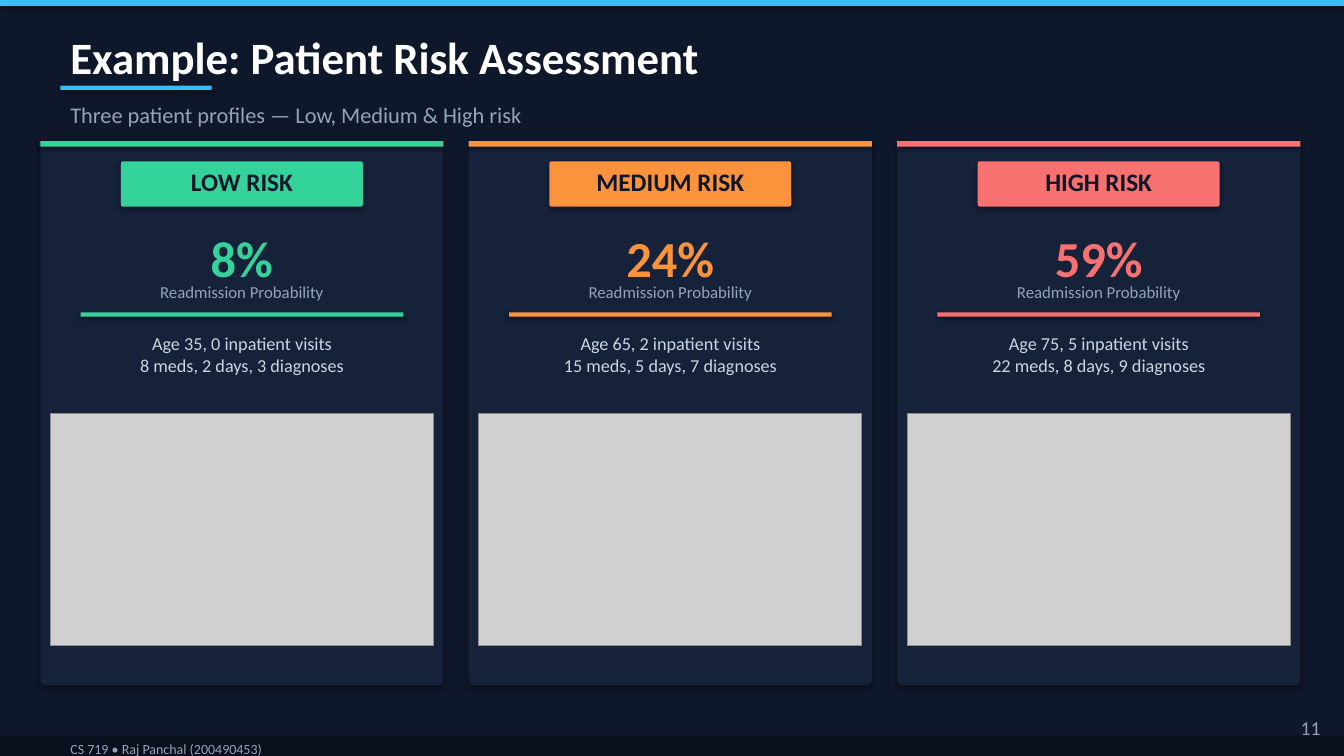
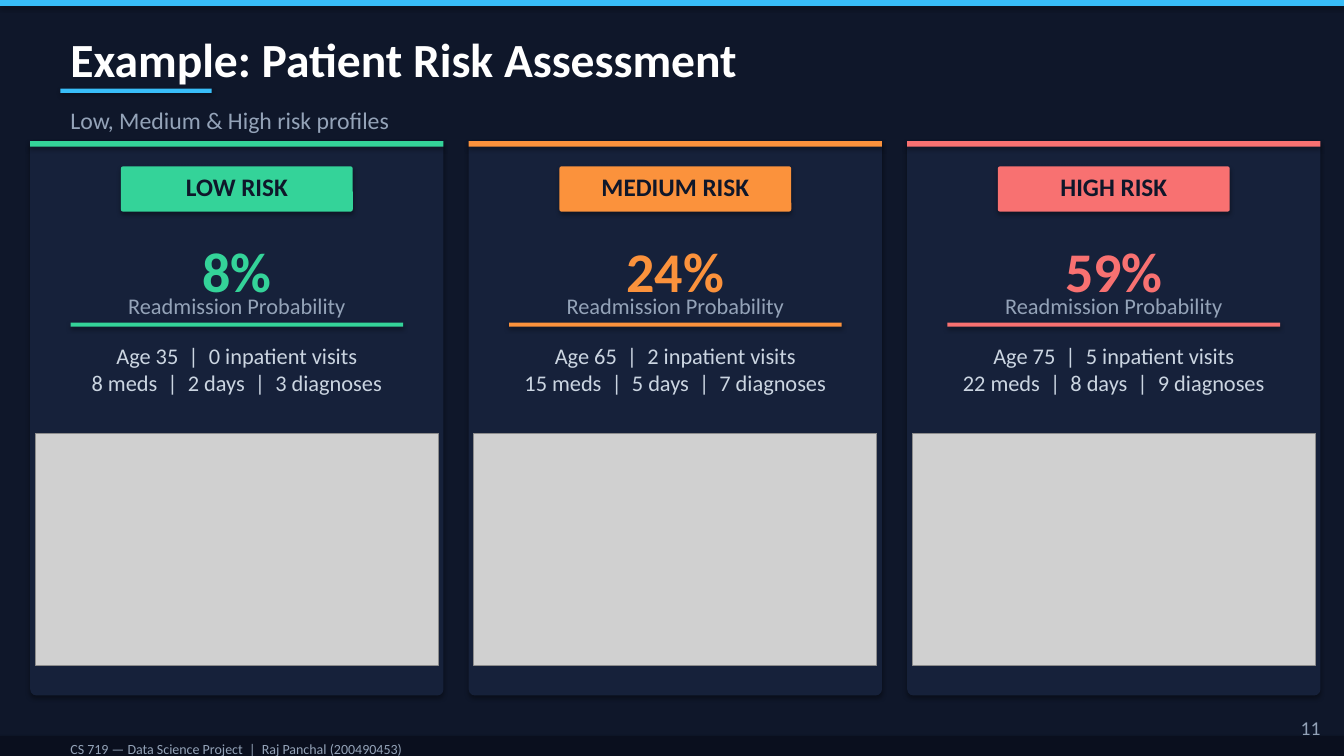
Before and after one commit to rajpanchal0101/CS-719, a slide deck: slide 11 of 200490453_Raj_Panchal_CS719_Final_Presentation.pptx. Drawn at 1344x756 pixels with LibreOffice and Linux fonts; fonts in the diff are those of the drawing; grey boxes stand for pictures. Boxes give left, top, right and bottom in pixels: in the first picture for what was removed or moved away, otherwise in the second. Text is boxed around its words. In the diff, an @@ line names an element or a change of style, - is before the commit and + after.

```diff
--- a/200490453_Raj_Panchal_CS719_Final_Presentation.pptx
+++ b/200490453_Raj_Panchal_CS719_Final_Presentation.pptx
@@ text "Example: Patient Risk Assessment" at [70,43,737,89]: size 32 to 34 pt @@
@@ text at [70,112,389,133]: text changed; size 16 to 17 pt @@
-Three patient profiles — Low, Medium & High risk
+Low, Medium & High risk profiles
@@ rectangle: place and size @@
-rectangle at [40,141,444,147]
+rectangle at [30,141,444,147]
@@ rounded rectangle: place and size @@
-rounded rectangle at [40,141,444,686]
+rounded rectangle at [30,141,444,696]
@@ rectangle: place and size @@
-rectangle at [469,141,872,147]
+rectangle at [469,141,882,147]
@@ rounded rectangle: place and size @@
-rounded rectangle at [469,141,872,686]
+rounded rectangle at [469,141,882,696]
@@ rectangle: place and size @@
-rectangle at [897,141,1301,147]
+rectangle at [907,141,1321,147]
@@ rounded rectangle: place and size @@
-rounded rectangle at [897,141,1301,686]
+rounded rectangle at [907,141,1321,696]
@@ text "LOW RISK": place and size @@
-text "LOW RISK" at [191,174,293,191]
+text "LOW RISK" at [186,179,288,196]
@@ rounded rectangle: place and size @@
-rounded rectangle at [121,161,363,207]
+rounded rectangle at [121,166,353,212]
@@ text "MEDIUM RISK": place and size @@
-text "MEDIUM RISK" at [596,174,744,191]
+text "MEDIUM RISK" at [601,179,750,196]
@@ rounded rectangle: place and size @@
-rounded rectangle at [549,161,791,207]
+rounded rectangle at [560,166,791,212]
@@ text "HIGH RISK": place and size @@
-text "HIGH RISK" at [1045,174,1152,191]
+text "HIGH RISK" at [1060,179,1168,196]
@@ rounded rectangle: place and size @@
-rounded rectangle at [978,161,1220,207]
+rounded rectangle at [998,166,1230,212]
@@ text "8%": place and size @@
-text "8%" at [211,242,273,288]
+text "8%" at [202,253,271,305]
@@ text "24%": place and size @@
-text "24%" at [626,242,714,288]
+text "24%" at [627,253,724,305]
@@ size 36 to 40 pt in 3 elements at [202,253,271,305], [627,253,724,305], [1065,253,1162,305] @@
@@ text "59%": place and size @@
-text "59%" at [1055,242,1143,288]
+text "59%" at [1065,253,1162,305]
@@ text "Readmission Probability": place and size @@
-text "Readmission Probability" at [160,286,323,301]
+text "Readmission Probability" at [128,298,345,318]
@@ text "Readmission Probability": place and size @@
-text "Readmission Probability" at [589,286,751,301]
+text "Readmission Probability" at [567,298,784,318]
@@ size 12 to 16 pt in 3 elements at [128,298,345,318], [567,298,784,318], [1005,298,1222,318] @@
@@ text "Readmission Probability": place and size @@
-text "Readmission Probability" at [1017,286,1180,301]
+text "Readmission Probability" at [1005,298,1222,318]
@@ rectangle: place and size @@
-rectangle at [81,313,403,317]
+rectangle at [71,323,403,327]
@@ rectangle: place and size @@
-rectangle at [509,313,832,317]
+rectangle at [509,323,842,327]
@@ rectangle: place and size @@
-rectangle at [938,313,1260,317]
+rectangle at [948,323,1280,327]
@@ text at [92,348,382,395]: text changed; size 13 to 16 pt @@
-Age 35, 0 inpatient visits
-8 meds, 2 days, 3 diagnoses
+Age 35 | 0 inpatient visits
+8 meds | 2 days | 3 diagnoses
@@ text at [524,348,826,395]: text changed; size 13 to 16 pt @@
-Age 65, 2 inpatient visits
-15 meds, 5 days, 7 diagnoses
+Age 65 | 2 inpatient visits
+15 meds | 5 days | 7 diagnoses
@@ text at [963,348,1264,395]: text changed; size 13 to 16 pt @@
-Age 75, 5 inpatient visits
-22 meds, 8 days, 9 diagnoses
+Age 75 | 5 inpatient visits
+22 meds | 8 days | 9 diagnoses
@@ picture: place and size @@
-picture at [50,413,434,645]
+picture at [35,434,439,665]
@@ picture: place and size @@
-picture at [479,413,862,645]
+picture at [474,434,877,665]
@@ picture: place and size @@
-picture at [907,413,1291,645]
+picture at [912,434,1316,665]
@@ text at [70,744,402,756]: text changed @@
-CS 719 • Raj Panchal (200490453)
+CS 719 — Data Science Project | Raj Panchal (200490453)
```
Also in this commit, not shown: 11 other slides changed, 1 slide added, 1 slide removed.
